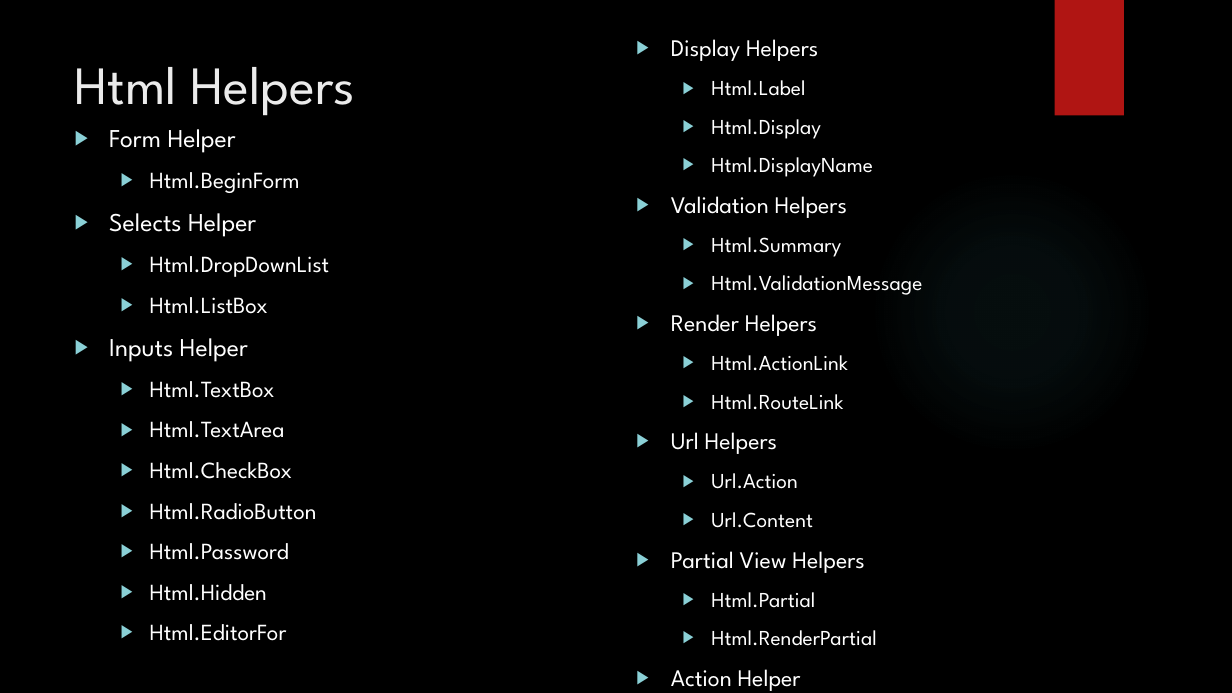
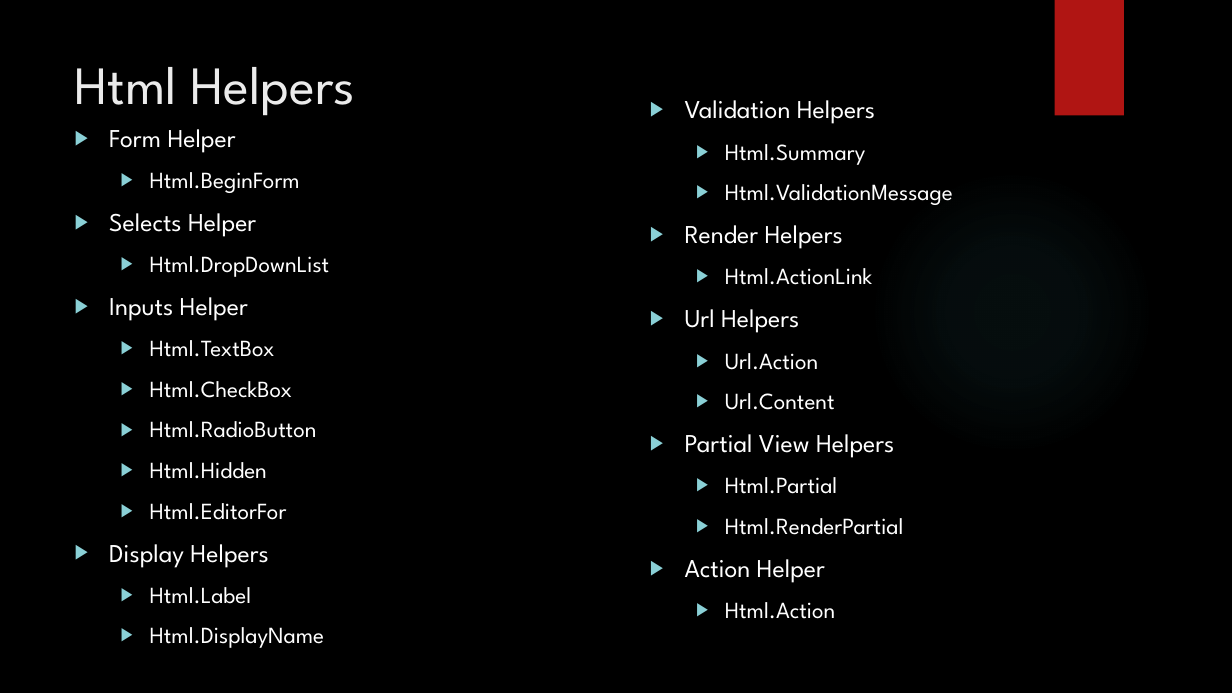
Before and after one commit to leolana/AspnetMvcLab, a slide deck: slide 11 of Presentation/AspNetMvc.pptx. Drawn at 1232x693 pixels with LibreOffice and Linux fonts; fonts in the diff are those of the drawing; background and template pictures are left out. Boxes give left, top, right and bottom in pixels: in the first picture for what was removed or moved away, otherwise in the second. Text is boxed around its words. In the diff, an @@ line names an element or a change of style, - is before the commit and + after.

```diff
--- a/Presentation/AspNetMvc.pptx
+++ b/Presentation/AspNetMvc.pptx
@@ text at box(671, 39, 873, 177): paragraphs removed @@
-▶ Display Helpers
-  ▶ Html.Label
-  ▶ Html.Display
-  ▶ Html.DisplayName
@@ text "Validation Helpers": place and size @@
-text "Validation Helpers" at box(671, 39, 922, 691)
+text "Validation Helpers" at box(685, 100, 953, 619)
@@ text "Validation Helpers" at box(685, 100, 953, 619): size 18.5 to 20 pt in "Validation Helpers", "Render Helpers", "Url Helpers", "Partial View Helpers" and 1 more places; size 16.6 to 18 pt in "Html.Summary", "Html.ValidationMessage", "Html.ActionLink", "Url.Action" and 4 more places @@
@@ text at box(150, 297, 268, 314): paragraph removed @@
-  ▶ Html.ListBox
@@ text at box(711, 394, 843, 410): paragraph removed @@
-  ▶ Html.RouteLink
@@ text at box(150, 421, 285, 438): paragraph removed @@
-  ▶ Html.TextArea
@@ text at box(109, 544, 325, 648): paragraphs added @@
+▶ Display Helpers
+  ▶ Html.Label
+  ▶ Html.DisplayName
@@ text at box(150, 543, 289, 560): paragraph removed @@
-  ▶ Html.Password
```
Also in this commit, not shown: 5 other slides changed, 1 slide added.
